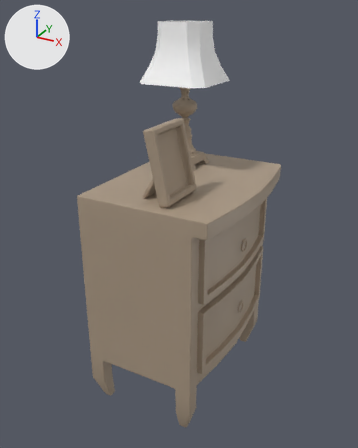
One commit to the FBX model jgd2025/assets/models/room/props/sm_drawer.fbx: the scene before it, then after it.
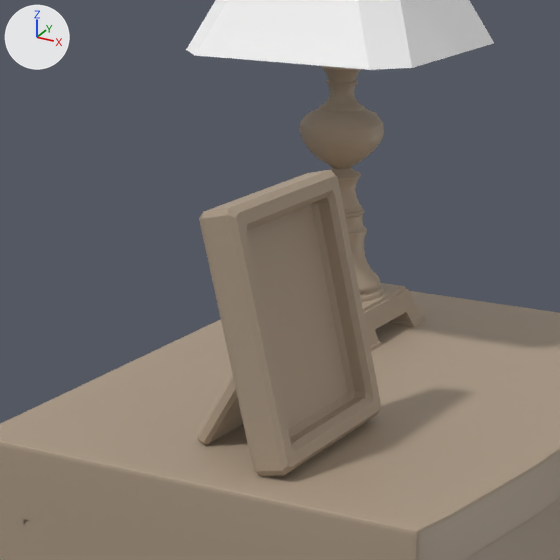
There are two pictures of each version: one whole from a camera (50 mm lens) standing at (1.51, -2.79, 2.61) and looking at (0.0, -0.05, 1.24), one close up on the part from 24% to 70% of the width and 15% to 52% of the height. Every picture has the same lights, and +X, +Y and +Z are marked at upper left. Where no turn or scale is listed for an object, it has been applied to the vertices. Vertices at the same position are counted once.
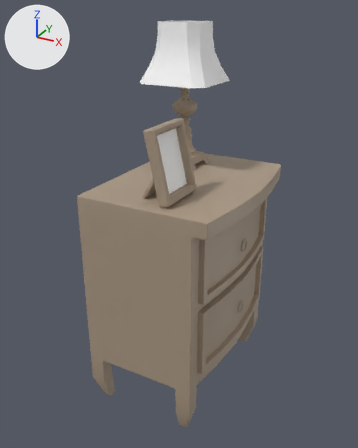
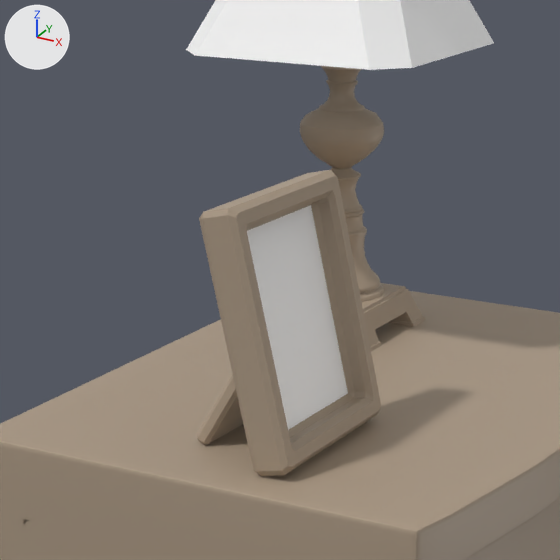
Where the change shows, as pixel boxes [x1, y1, x2, y2] in the close-ups (560 x 560 px):
part 1 of me_mesh, recoloured: [247, 205, 348, 430] in both

The change, as a diff of the scene's bpy script:
```diff
--- a/jgd2025/assets/models/room/props/sm_drawer.fbx.py
+++ b/jgd2025/assets/models/room/props/sm_drawer.fbx.py
@@ me_mesh @@
 me_mesh.from_pydata(...)  # 56 vertices, 58 faces; spans x -0.047..0.115, y -0.175..0.175, z -0.214..0.23
 # used by ob_polysurface358; location = (0.099, -0.375, 1.777)
+# me_mesh part 1: the 1 face centred in x 0.025, y 0.0, z 0.006 switches from mat_wood (beige #ac9a85) to mat_paper (white #ffffff)
 me_mesh.materials.append(mat_wood)
+me_mesh.materials.append(mat_paper)  # white #ffffff
```
